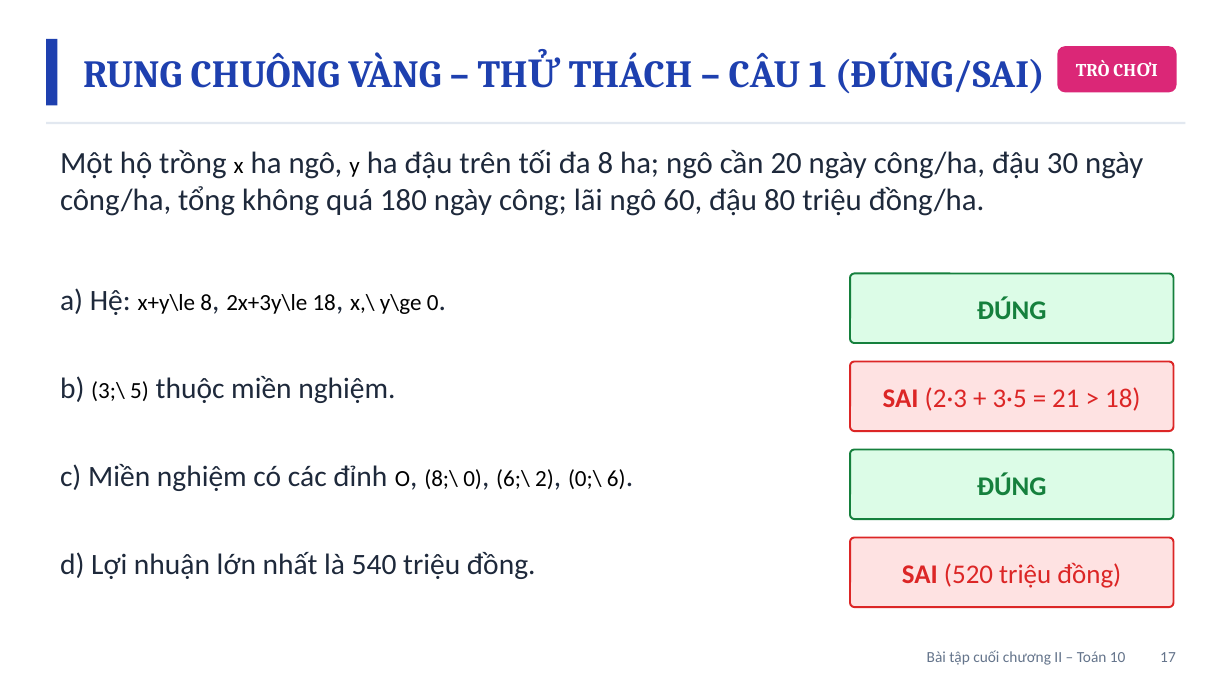
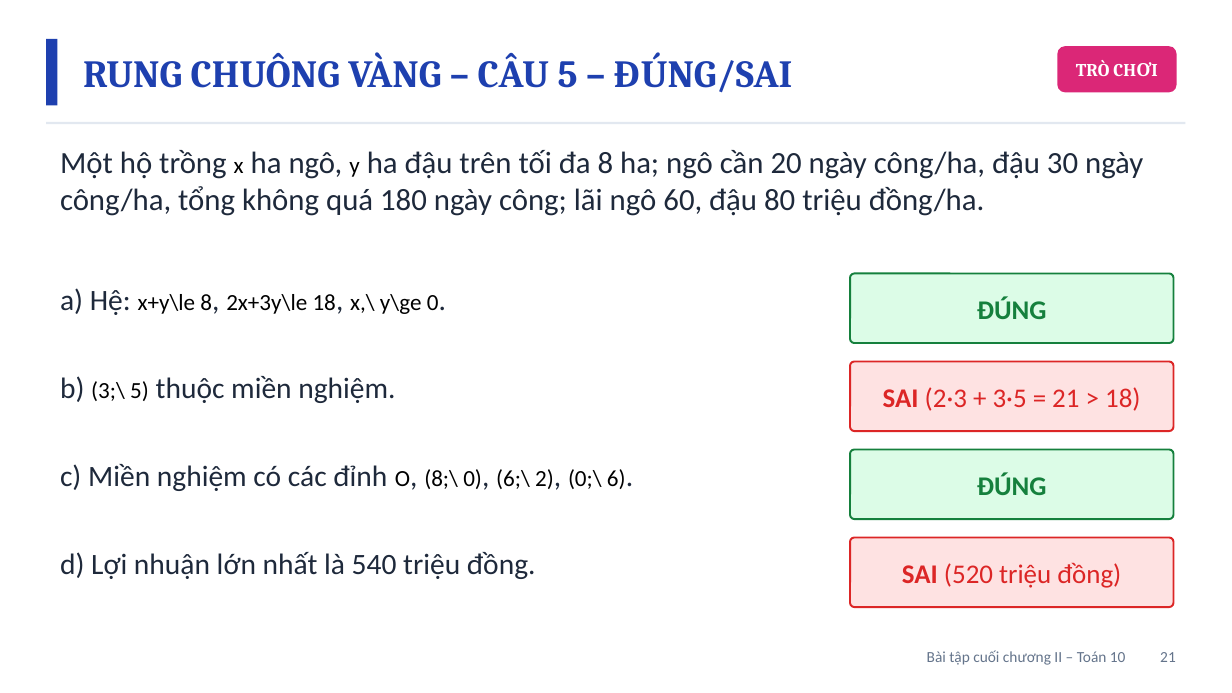
Before and after one commit to Trangtu66/Taode_thi_online, a slide deck: slide 21 of mon/toan/slide/lop10/BaiGiangDienTu_TOAN10_BaiTapCuoiChuong2_T15.pptx (slide 17 before the commit). Drawn at 1232x693 pixels with LibreOffice and Linux fonts; fonts in the diff are those of the drawing. Boxes give left, top, right and bottom in pixels: in the first picture for what was removed or moved away, otherwise in the second. Text is boxed around its words. In the diff, an @@ line names an element or a change of style, - is before the commit and + after.

```diff
--- a/mon/toan/slide/lop10/BaiGiangDienTu_TOAN10_BaiTapCuoiChuong2_T15.pptx
+++ b/mon/toan/slide/lop10/BaiGiangDienTu_TOAN10_BaiTapCuoiChuong2_T15.pptx
@@ text at [83,52,793,93]: text changed @@
-RUNG CHUÔNG VÀNG – THỬ THÁCH – CÂU 1 (ĐÚNG/SAI)
+RUNG CHUÔNG VÀNG – CÂU 5 – ĐÚNG/SAI
@@ text at [927,650,1176,665]: text changed @@
-Bài tập cuối chương II – Toán 10 17
+Bài tập cuối chương II – Toán 10 21
```
Also in this commit, not shown: 5 other slides changed, 6 slides added, 2 other files.
